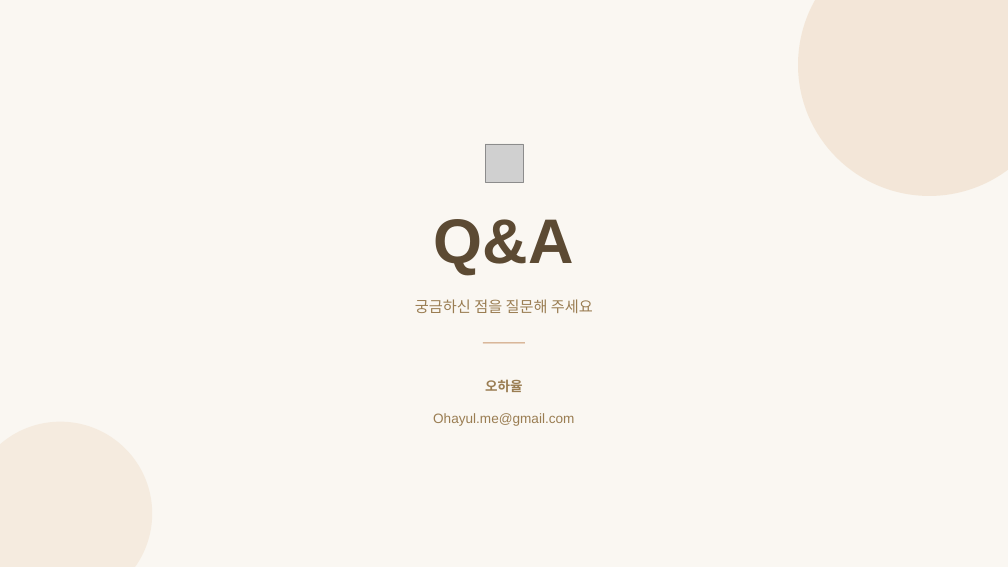
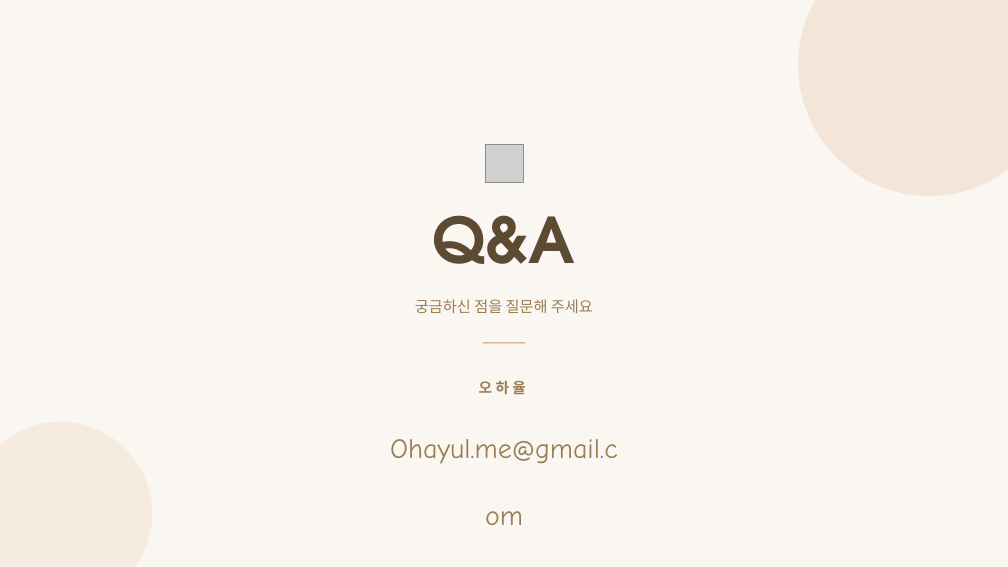
Before and after one commit to HaYul0611/varo-shopping-mall, a slide deck: slide 17 of tmp/프로젝트 제출양식/VARO_ShoppingMall.pptx. Drawn at 1008x567 pixels with LibreOffice and Linux fonts; fonts in the diff are those of the drawing; grey boxes stand for pictures. Boxes give left, top, right and bottom in pixels: in the first picture for what was removed or moved away, otherwise in the second. Text is boxed around its words. In the diff, an @@ line names an element or a change of style, - is before the commit and + after.

```diff
--- a/tmp/프로젝트 제출양식/VARO_ShoppingMall.pptx
+++ b/tmp/프로젝트 제출양식/VARO_ShoppingMall.pptx
@@ text "Q&A" at <box>433,215,575,264</box>: font Arial to TeX Gyre Adventor @@
@@ text at <box>390,380,618,464</box>: text changed; size 19.4 to 40 pt; font Arial to Comic Neue @@
-오하율 Ohayul.me@gmail.com
+오 하 율
+Ohayul.me@gmail.com
```
Also in this commit, not shown: 10 other slides changed, 32 other files.
